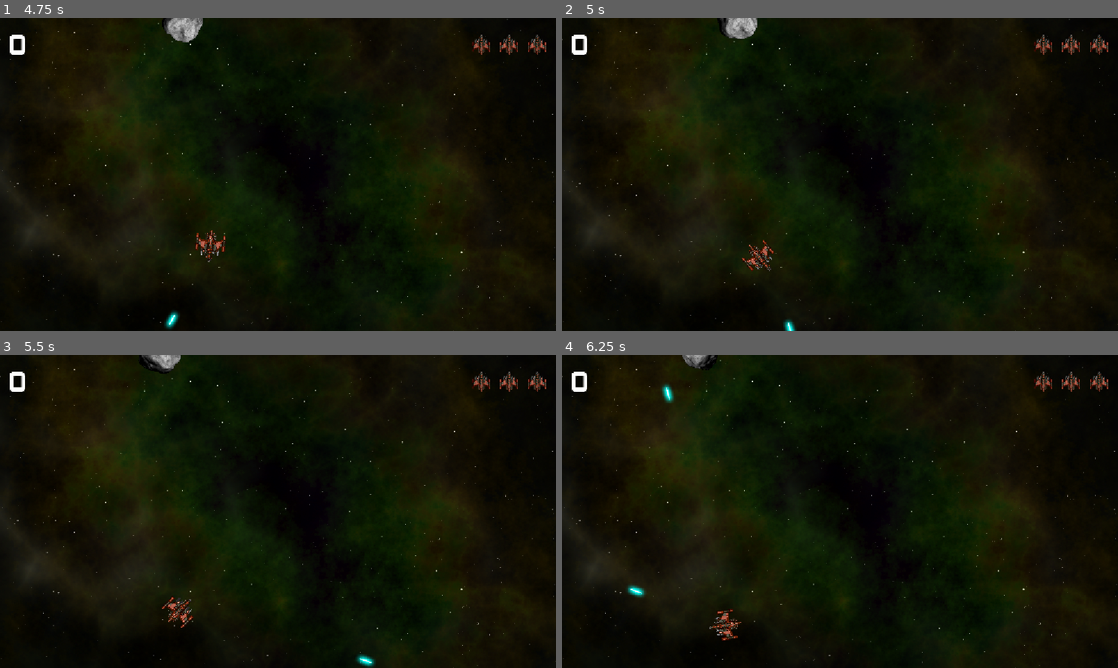
Above: before the commit, frames 1-4 (two rows, left to right).
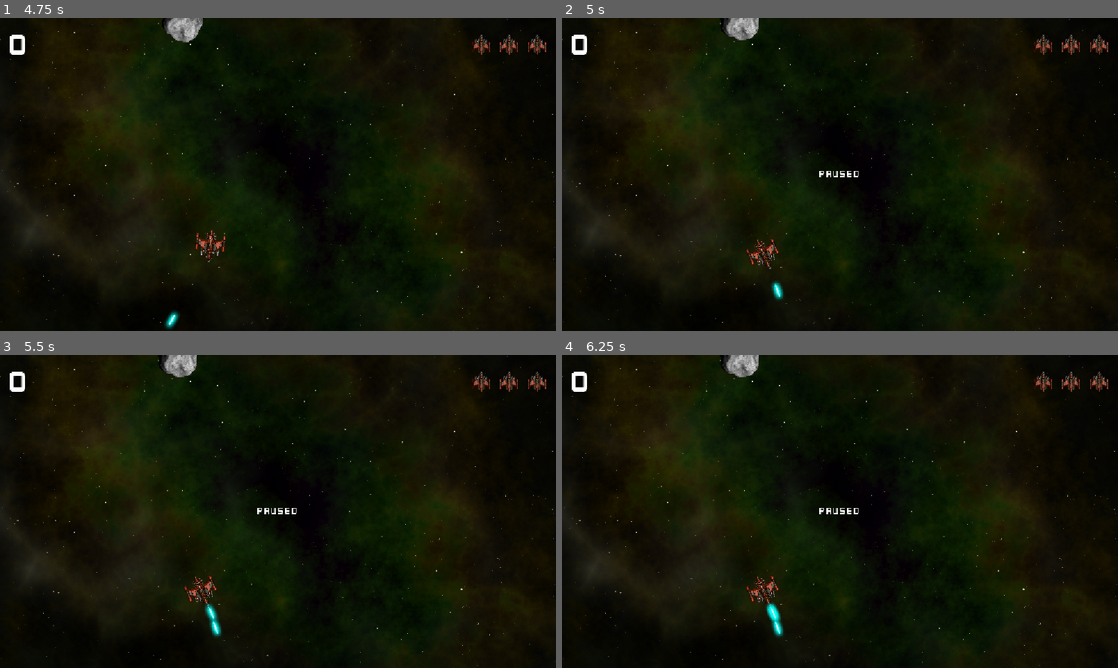
Above: after the commit, the same moments.

Repository: KramStyles/Godot-Tutorials
Game: Godot game, scene res://main/main.tscn
The game is run twice, just before and just after one commit, with the same random seed, the same clock (stepped at 60 frames per second) and the same inputs.
Inputs (mouse positions are in pixels of both pictures, inside the frame that each line leads up to):
- Up to frame 1 (4.75 s): click (278, 202) at 0.5 s; hold Right (rotate_right) 1.28-2.03 s; hold Space (shoot) 1.28-2.03 s; hold A (rotate_left) 2.03-2.78 s; tap Space (shoot) at 2.1, 3.6 s; hold Right (rotate_right) 2.78-3.53 s; hold Space (shoot) 2.78-3.53 s; hold W (thrust) 3.53-4.28 s; hold A (rotate_left) from 4.28 s (still down); hold Space (shoot) from 4.28 s (still down)
- Up to frame 2 (5 s): keep holding A (rotate_left); keep holding Space (shoot); tap Escape (pause, bound only after the commit) at 4.9 s
- Up to frame 3 (5.5 s): keep holding A (rotate_left); release Space (shoot) at 5.03 s; tap Space (shoot) at 5.1 s
- Up to frame 4 (6.25 s): keep holding A (rotate_left); hold Space (shoot) from 5.78 s (still down)

Frame 1 is identical in both runs. In frame 2, 0.7% of the frame differs, in the area x 27-54%, y 0-100%; in frame 3, 1.3%; in frame 4, 1.5%, in the area x 11-54%, y 0-92%.

Commit message:
added collision and pause

Diff:
--- a/003-space-shooter/main/main.gd
+++ b/003-space-shooter/main/main.gd
@@ -56,6 +56,20 @@
 	call_deferred("add_child", rock)
 
 
+func _input(event: InputEvent) -> void:
+	if event.is_action_pressed("pause"):
+		if not playing: return
+		var paused = get_tree().paused
+		get_tree().paused = not paused
+		var message = $HUD/VBoxContainer/Message
+		if not paused:
+			message.text = "Paused"
+			message.show()
+		else:
+			message.text = ""
+			message.hide()
+
+
 func _ready():
 	screensize = get_viewport().get_visible_rect().size
 
--- a/003-space-shooter/main/main.tscn
+++ b/003-space-shooter/main/main.tscn
@@ -13,6 +13,7 @@
 point_count = 5
 
 [node name="Main" type="Node2D" unique_id=1106565214]
+process_mode = 3
 script = ExtResource("1_c651c")
 rock_scene = ExtResource("2_3wy1v")
 
@@ -31,5 +32,6 @@
 
 [node name="HUD" parent="." unique_id=1551265386 instance=ExtResource("5_3wy1v")]
 
+[connection signal="dead" from="Player" to="." method="game_over"]
 [connection signal="lives_changed" from="Player" to="HUD" method="update_lives"]
 [connection signal="start_game" from="HUD" to="." method="new_game"]
--- a/003-space-shooter/player/player.gd
+++ b/003-space-shooter/player/player.gd
@@ -37,6 +37,13 @@
 func _ready() -> void:
 	screensize = get_viewport_rect().size
 	$GunCooldown.wait_time = fire_rate
+
+
+func explode():
+	$ExplosionNode.show()
+	$ExplosionNode/AnimationPlayer.play("explosion")
+	await $ExplosionNode/AnimationPlayer.animation_finished
+	$ExplosionNode.hide()
 
 
 # Called every frame. 'delta' is the elapsed time since the previous frame.
@@ -89,14 +96,32 @@
 	match new_state:
 		INIT:
 			$CollisionShape2D.set_deferred("disabled", true)
+			$Sprite2D.modulate.a = 0.5
 		INVULNERABLE:
 			$CollisionShape2D.set_deferred("disabled", true)
+			$Sprite2D.modulate.a = 0.5
+			$InvulnerabilityTimer.start()
 		DEAD:
 			$CollisionShape2D.set_deferred("disabled", true)
+			$Sprite2D.hide()
+			linear_velocity = Vector2.ZERO
+			dead.emit()
 		ALIVE:
 			$CollisionShape2D.set_deferred("disabled", false)
+			$Sprite2D.modulate.a = 1
 	state = new_state
 
 
 func _on_gun_cooldown_timeout() -> void:
 	can_shoot = true
+
+
+func _on_invulnerability_timer_timeout() -> void:
+	change_state(ALIVE)
+
+
+func _on_body_entered(body: Node) -> void:
+	if body.is_in_group("rocks"):
+		body.explode()
+		lives -= 1
+		explode()
--- a/003-space-shooter/player/player.tscn
+++ b/003-space-shooter/player/player.tscn
@@ -3,11 +3,14 @@
 [ext_resource type="Texture2D" uid="uid://d3rmmbbpcujd7" path="res://assets/player_ship.png" id="1_oul6g"]
 [ext_resource type="Script" uid="uid://d08a0sldpbr7" path="res://player/player.gd" id="1_rkbax"]
 [ext_resource type="PackedScene" uid="uid://bod5yjai1x1ui" path="res://bullet/bullet.tscn" id="2_g1dw6"]
+[ext_resource type="PackedScene" uid="uid://dwrhjipyut1du" path="res://explosion/explosion_node.tscn" id="4_yw30f"]
 
 [sub_resource type="CircleShape2D" id="CircleShape2D_s0msa"]
 radius = 30.210705
 
 [node name="Player" type="RigidBody2D" unique_id=2018510369]
+contact_monitor = true
+max_contacts_reported = 1
 script = ExtResource("1_rkbax")
 bullet_scene = ExtResource("2_g1dw6")
 
@@ -29,4 +32,13 @@
 one_shot = true
 autostart = true
 
+[node name="ExplosionNode" parent="." unique_id=878190031 instance=ExtResource("4_yw30f")]
+visible = false
+
+[node name="InvulnerabilityTimer" type="Timer" parent="." unique_id=832765172]
+wait_time = 2.0
+one_shot = true
+
+[connection signal="body_entered" from="." to="." method="_on_body_entered"]
 [connection signal="timeout" from="GunCooldown" to="." method="_on_gun_cooldown_timeout"]
+[connection signal="timeout" from="InvulnerabilityTimer" to="." method="_on_invulnerability_timer_timeout"]
--- a/003-space-shooter/project.godot
+++ b/003-space-shooter/project.godot
@@ -46,6 +46,11 @@
 , Object(InputEventKey,"resource_local_to_scene":false,"resource_name":"","device":-1,"window_id":0,"alt_pressed":false …(186 unchanged characters)…
 ]
 }
+pause={
+"deadzone": 0.2,
+"events": [Object(InputEventKey,"resource_local_to_scene":false,"resource_name":"","device":-1,"window_id":0,"alt_pressed":false,"shift_pressed":false,"ctrl_pressed":false,"meta_pressed":false,"pressed":false,"keycode":0,"physical_keycode":4194305,"key_label":0,"unicode":0,"location":0,"echo":false,"script":null)
+]
+}
 
 [physics]
 
